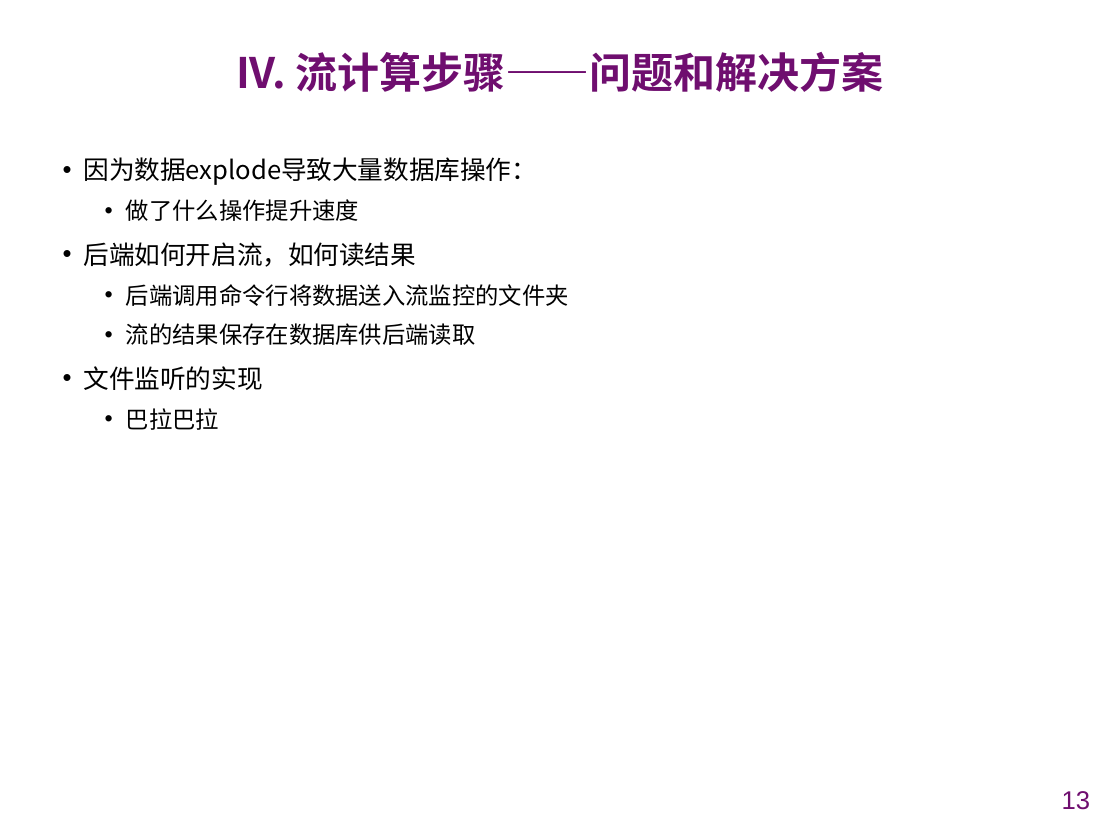
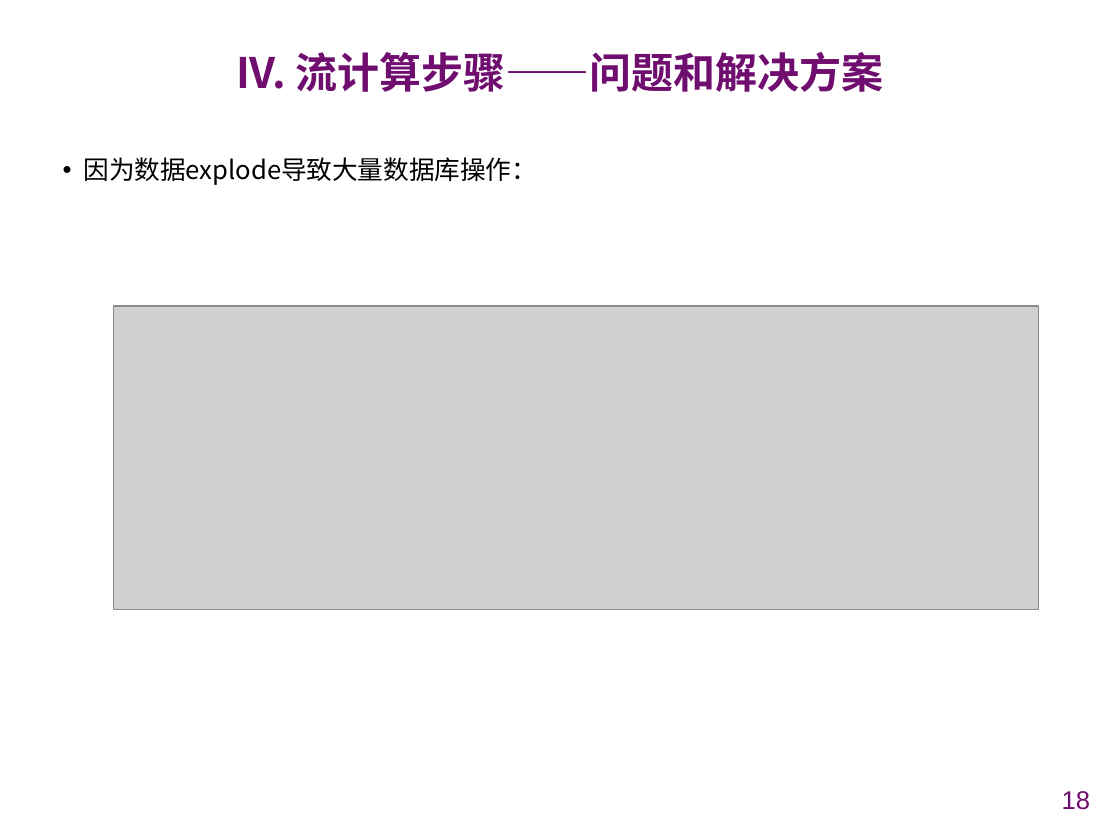
Before and after one commit to chenxiao2402/NJUSE-CloudComputing, a slide deck: slide 18 of PPT/云计算 Streaming 实现汇报.pptx (slide 13 before the commit). Drawn at 1120x840 pixels with LibreOffice and Linux fonts; fonts in the diff are those of the drawing; grey boxes stand for pictures; background and template pictures are left out. Boxes give left, top, right and bottom in pixels: in the first picture for what was removed or moved away, otherwise in the second. Text is boxed around its words. In the diff, an @@ line names an element or a change of style, - is before the commit and + after.

```diff
--- a/PPT/云计算 Streaming 实现汇报.pptx
+++ b/PPT/云计算 Streaming 实现汇报.pptx
@@ text at (84, 199, 569, 430): paragraphs removed @@
-  • 做了什么操作提升速度
-• 后端如何开启流，如何读结果
-  • 后端调用命令行将数据送入流监控的文件夹
-  • 流的结果保存在数据库供后端读取
-• 文件监听的实现
-  • 巴拉巴拉
@@ picture added at (114, 306, 1039, 609) @@
@@ page number at (1062, 791, 1090, 810): text changed @@
-13
+18
```
Also in this commit, not shown: 9 other slides changed, 8 slides added, 1 other file.
